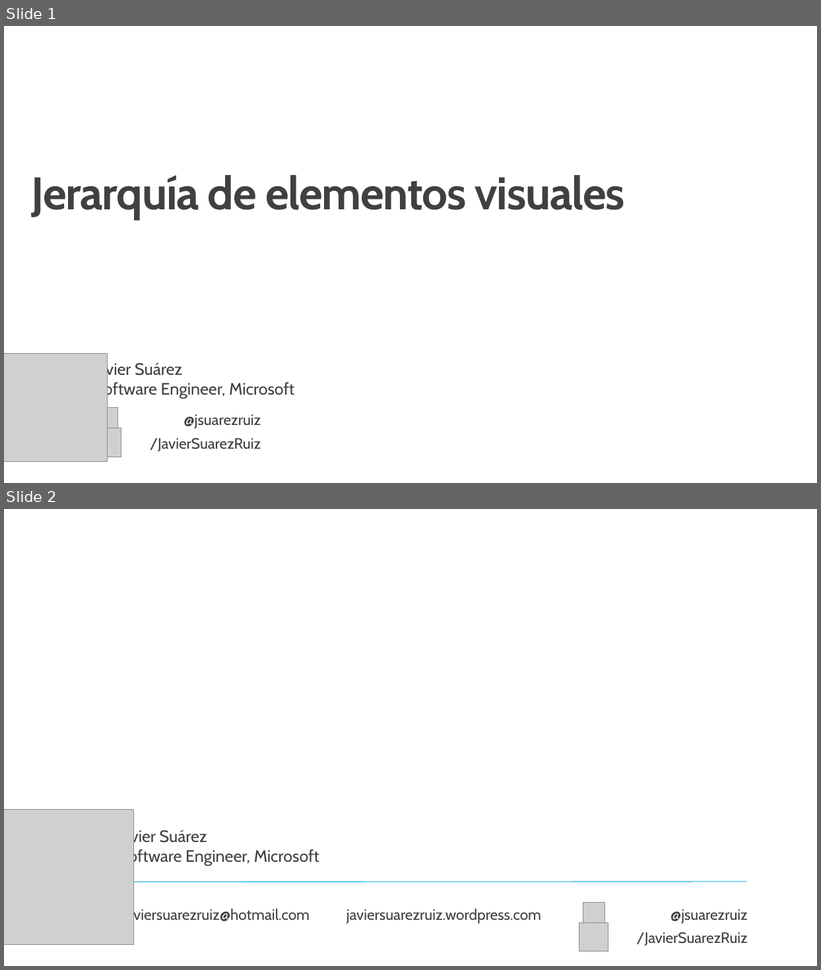
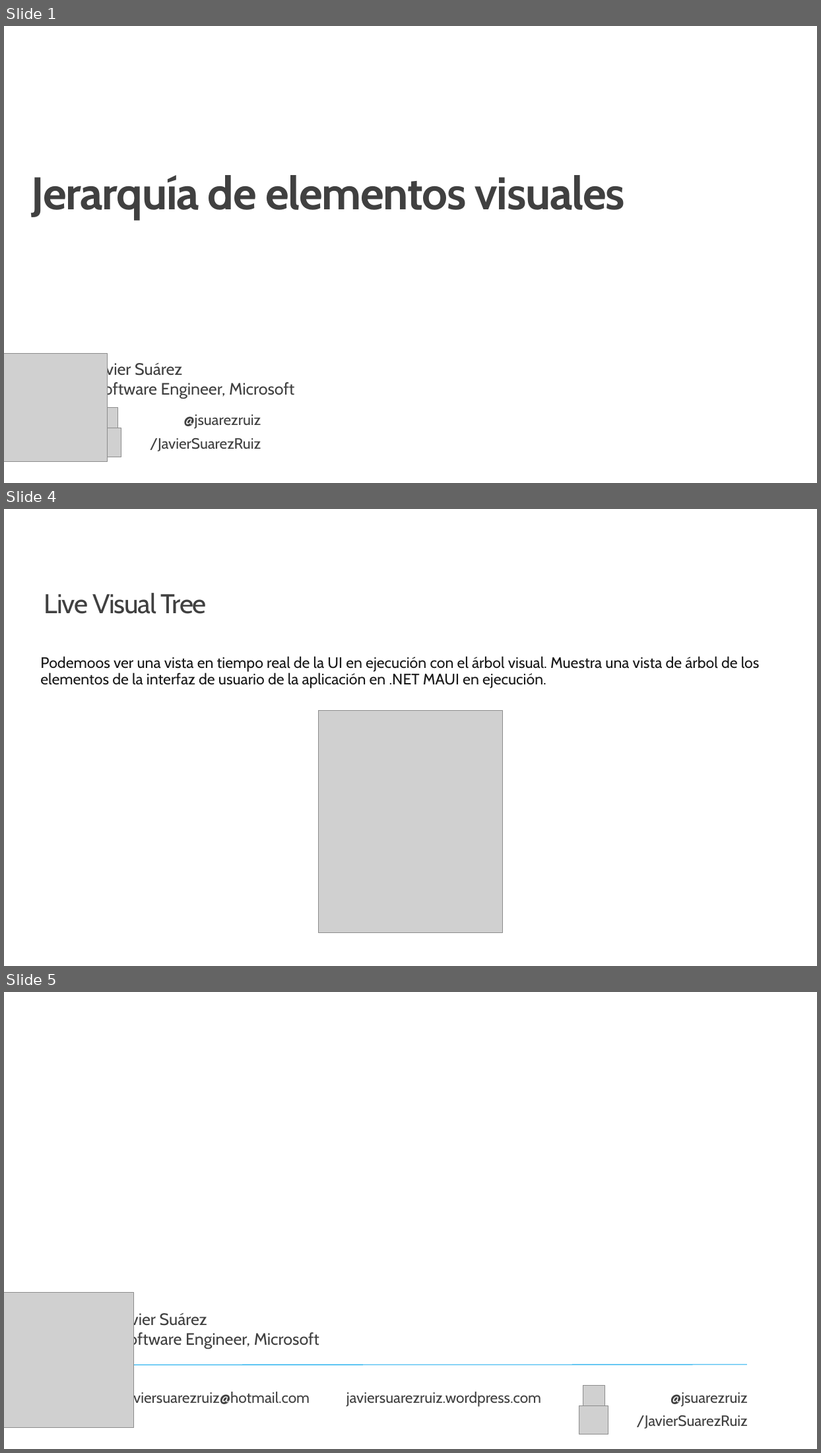
Before and after one commit to jsuarezruiz/taller-dotnet-maui, a slide deck: Bloque 4 - Creación de la UI/Taller14 - Jerarquía de elementos visuales.pptx. Shown one above the other, each under a label of ours: slides 1 and 2 before the commit, slides 1, 4 and 5 after it; the slides between them are not shown. The pictures are 821x970 and 821x1453 pixels, drawn with LibreOffice and Linux fonts; fonts in the diff are those of the drawing; grey boxes stand for pictures; background and template pictures are left out. Boxes give left, top, right and bottom in pixels: in the first picture for what was removed or moved away, otherwise in the second. Text is boxed around its words. In the diff, an @@ line names an element or a change of style, - is before the commit and + after.

```diff
--- a/Bloque 4 - Creación de la UI/Taller14 - Jerarquía de elementos visuales.pptx
+++ b/Bloque 4 - Creación de la UI/Taller14 - Jerarquía de elementos visuales.pptx
@@ slide 4 added at [4, 509, 817, 966], background #FFFFFF @@
@@ title added at [44, 593, 207, 614], 32 pt, text #404040 @@
+Live Visual Tree
@@ text added at [40, 656, 760, 689], 18 pt, text #171717 @@
+Podemoos ver una vista en tiempo real de la UI en ejecución con el árbol visual. Muestra una vista de árbol de los elementos de la interfaz de usuario de la aplicación en .NET MAUI en ejecución.
@@ picture added at [319, 711, 503, 933] @@
@@ what was slide 2 is now slide 5 @@
```
Also in this commit, not shown: 2 other slides added.
